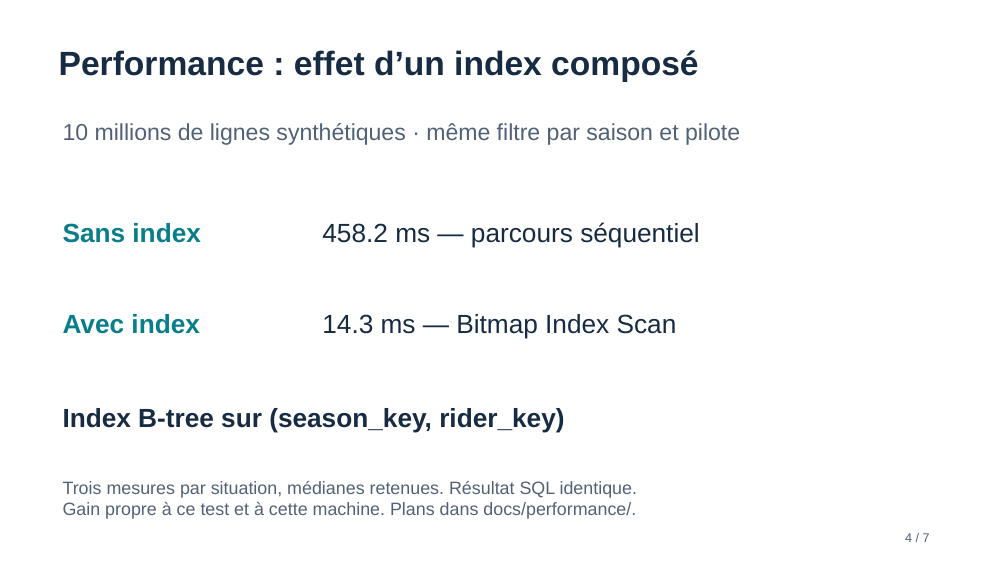
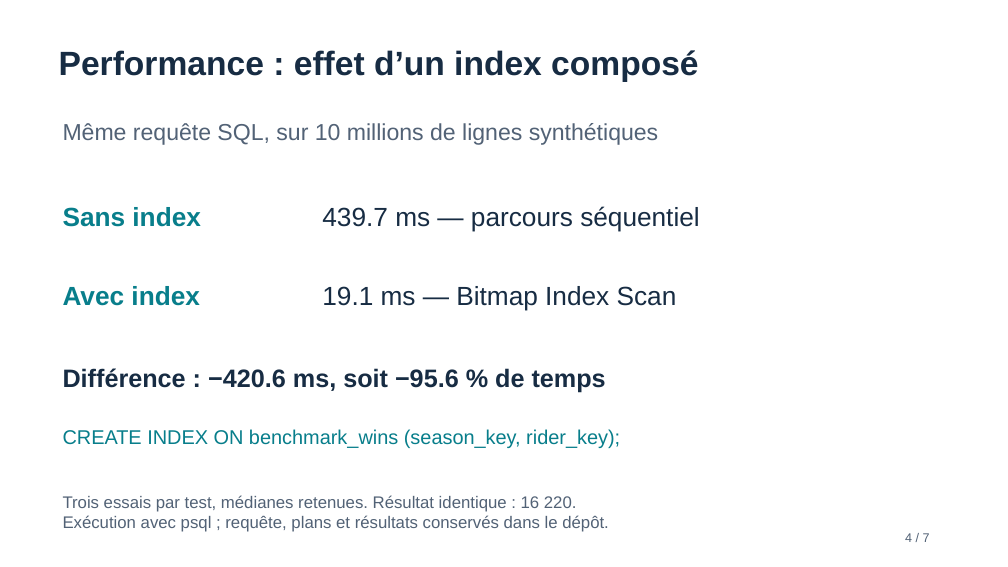
Before and after one commit to Matchab78/motogp, a slide deck: slide 4 of motogp/docs/Presentation_MotoGP.pptx. Drawn at 1008x567 pixels with LibreOffice and Linux fonts; fonts in the diff are those of the drawing. Boxes give left, top, right and bottom in pixels: in the first picture for what was removed or moved away, otherwise in the second. Text is boxed around its words. In the diff, an @@ line names an element or a change of style, - is before the commit and + after.

```diff
--- a/motogp/docs/Presentation_MotoGP.pptx
+++ b/motogp/docs/Presentation_MotoGP.pptx
@@ text at <box>63,123,658,145</box>: text changed @@
-10 millions de lignes synthétiques · même filtre par saison et pilote
+Même requête SQL, sur 10 millions de lignes synthétiques
@@ text "Sans index": place and size @@
-text "Sans index" at <box>63,223,200,243</box>
+text "Sans index" at <box>63,207,200,227</box>
@@ text at <box>322,206,699,232</box>: text changed @@
-458.2 ms — parcours séquentiel
+439.7 ms — parcours séquentiel
@@ text "Avec index": place and size @@
-text "Avec index" at <box>63,314,199,334</box>
+text "Avec index" at <box>63,286,199,306</box>
@@ text at <box>322,286,677,311</box>: text changed @@
-14.3 ms — Bitmap Index Scan
+19.1 ms — Bitmap Index Scan
@@ text added at <box>63,368,606,392</box>, 24 pt, text #172C43, bold @@
+Différence : −420.6 ms, soit −95.6 % de temps
@@ text at <box>63,429,620,448</box>: text changed; size 25 to 19 pt; text colour #172C43 to #087E8B; bold off @@
-Index B-tree sur (season_key, rider_key)
+CREATE INDEX ON benchmark_wins (season_key, rider_key);
@@ text at <box>63,495,609,532</box>: text changed; size 17 to 16 pt @@
-Trois mesures par situation, médianes retenues. Résultat SQL identique.
-Gain propre à ce test et à cette machine. Plans dans docs/performance/.
+Trois essais par test, médianes retenues. Résultat identique : 16 220.
+Exécution avec psql ; requête, plans et résultats conservés dans le dépôt.
```
Also in this commit, not shown: 6 other files.
